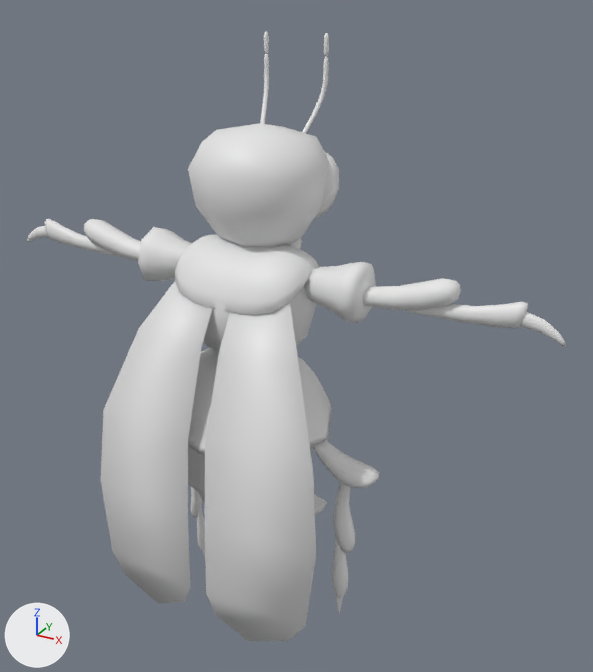
Before and after pictures for a commit that changed the glTF model Assets/AbejaReina.glb.
One viewpoint serves both versions: a camera (50 mm lens) standing at (5.42, -8.89, 8.72) and looking at (0.55, -0.03, 4.3). Every picture has the same lights, and +X, +Y and +Z are marked at lower left. The first picture is the older version. Vertices at exactly the same position are counted once.
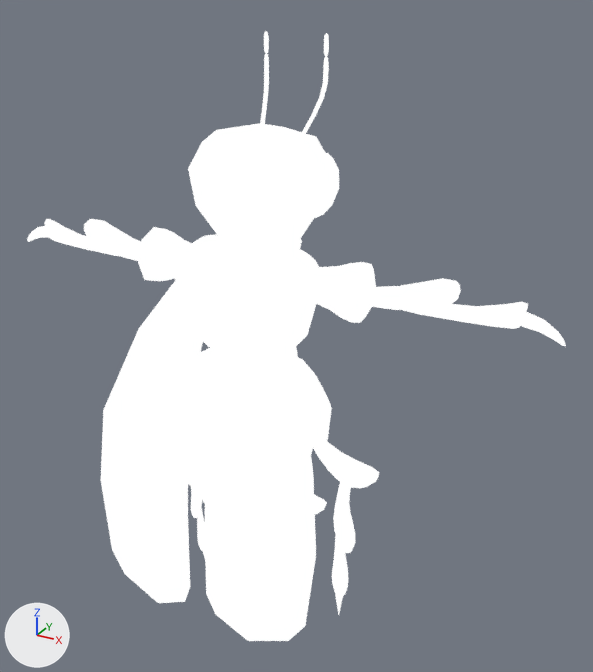
The change, as a list of edits to the scene's bpy script:
```text
Add mat_detalles:
    mat_detalles = bpy.data.materials.new('Detalles')
    # nodes: BsdfTransparent, Emission, LightPath, MixShader, OutputMaterial
Add mat_detalles2:
    mat_detalles2 = bpy.data.materials.new('Detalles2')
    # nodes: BsdfTransparent, Emission, LightPath, MixShader, OutputMaterial
Add mat_ojos:
    mat_ojos = bpy.data.materials.new('Ojos')
    # nodes: BsdfTransparent, Emission, LightPath, MixShader, OutputMaterial
Add mat_piel:
    mat_piel = bpy.data.materials.new('Piel')
    # nodes: BsdfTransparent, Emission, LightPath, MixShader, OutputMaterial
Change me_cube:
    where me_cube.from_pydata(...)  # 566 vertices, 1164 faces; spans x -1.26..1.26, y -1.56..0.86, z -3.45..2.95
    used by ob_cube; location = (0.0, 0.0, 4.1)
    me_cube part 1: 256 faces spanning x -1.12..1.12, y -1.43..0.86, z -2.68..2.95 switch from mat_material (white #e7e7e7) to mat_piel
    me_cube part 2: 740 faces spanning x -1.26..1.26, y -1.56..0.65, z -2.73..1.51 switch from mat_material (white #e7e7e7) to mat_detalles
    me_cube part 3: 168 faces spanning x -1.1..1.1, y -1.41..0.53, z -3.45..-0.82 switch from mat_material (white #e7e7e7) to mat_detalles2
Change me_cube_001:
    where me_cube_001.from_pydata(...)  # 1920 vertices, 3712 faces; spans x -4.04..4.05, y -0.68..0.98, z -3.87..3.96
    used by ob_cube_001; location = (0.0, 0.0, 4.1)
    me_cube_001 part 4: 160 faces spanning x -0.84..0.84, y 0.28..0.89, z 1.66..2.57 switch from mat_material (white #e7e7e7) to mat_ojos
    me_cube_001 part 5: 1984 faces spanning x -3.57..3.58, y -0.68..0.98, z -3.59..3.69 switch from mat_material (white #e7e7e7) to mat_detalles
    me_cube_001 part 6: 1568 faces spanning x -4.04..4.05, y -0.61..0.98, z -3.87..3.96 switch from mat_material (white #e7e7e7) to mat_detalles2
Change me_plano:
    where me_plano.from_pydata(...)  # 56 vertices, 104 faces; spans x -1.7..1.71, y -1.8..-0.66, z -3.56..1.12
    add me_plano.materials.append(mat_detalles)
```

Pixel boxes (x1, y1, x2, y2) of what changed, in the pictures (593 x 672 px):
'Plano', recoloured (lighter): (101, 281, 316, 641) in both
part 1 of me_cube, recoloured (lighter): (188, 123, 329, 352) in both
part 2 of me_cube, recoloured (lighter): (175, 234, 332, 504) in both
part 3 of me_cube, recoloured: (188, 447, 313, 496) in both
part 4 of me_cube_001, recoloured (lighter): (315, 152, 339, 218) in both
part 5 of me_cube_001, recoloured: (44, 54, 528, 598) in both
part 6 of me_cube_001, recoloured: (27, 31, 566, 615) in both
